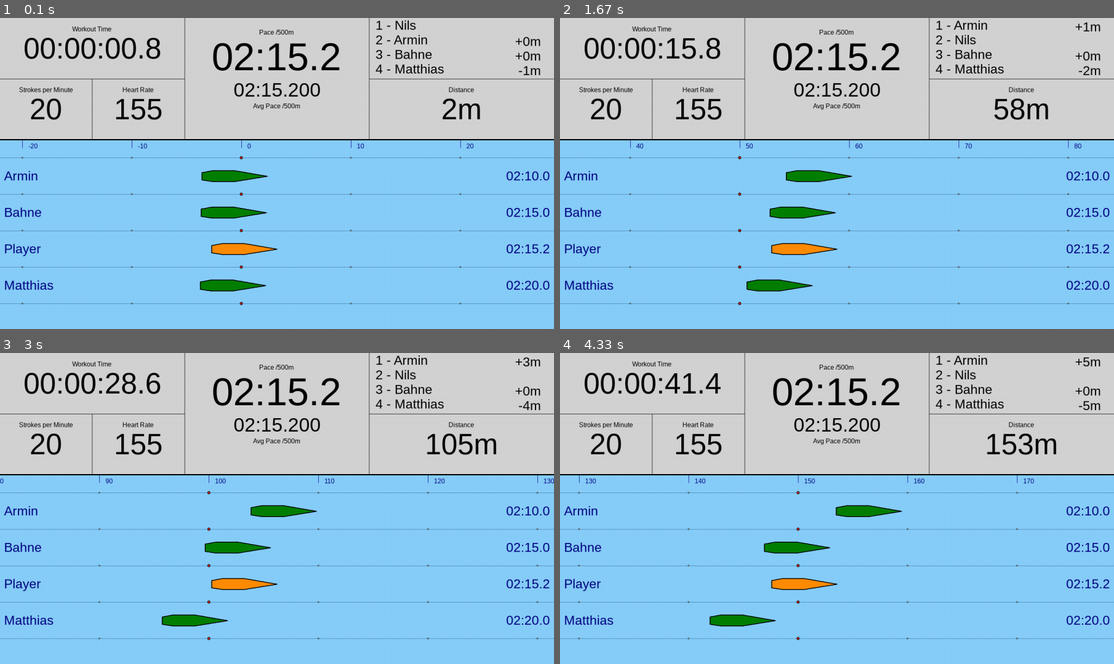
Above: before the commit, frames 1-4 (two rows, left to right).
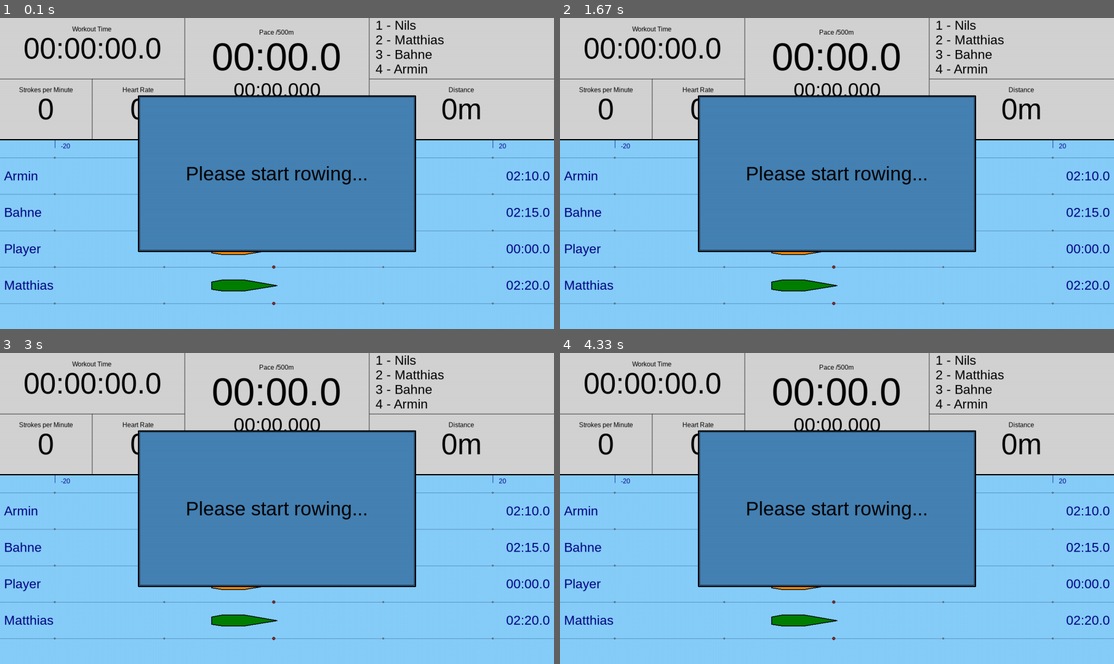
Above: after the commit, the same moments.

Repository: monsdar/dynrow
Game: pygame game, started from DynRow.py
Two runs of this game, one before a commit and one after it. Both use one fixed random seed, a clock stepped at 60 frames per second and the inputs below. The source is Python 2; it was converted automatically to run under Python 3.
Inputs:
- Up to frame 1 (0.1 s): no input
- Up to frame 2 (1.67 s): no input
- Up to frame 3 (3 s): no input
- Up to frame 4 (4.33 s): no input

The runs differ from the first frame. In frame 1, 27% of the frame differs, in the area x 3-100%, y 5-93%; in frame 2, 28%; in frame 3, 28%; in frame 4, 29%, in the area x 3-100%, y 0-93%.

Commit message:
Added: Dialog which shows at startup to give feedback what the user should do Added: Resetting workouts now works properly

Diff:
--- a/Boats/BoatBoomerang.py
+++ b/Boats/BoatBoomerang.py
@@ -18,12 +18,20 @@
         self.offsetDist = 0.0 #needed if the boat changes its pace
         self.currentTime = 0.0#needed if the boat changes its pace
 
+    def reset(self):
+        self.pace = self.originalPace
+        self.lastSecCheck = 0
+        self.offsetTime = 0.0
+        self.offsetDist = 0.0
+        self.currentTime = 0.0
+
     def changePace(self, newPace):
         self.pace = newPace
         self.offsetTime = self.currentTime
         self.offsetDist = self.distance
 
     def move(self, timeGone):
+        #check once a second if we need to change the pace
         currentSec = int((timeGone) % 10)
         if( currentSec != self.lastSecCheck ):
             #if the boat is out of the given distance change the pace get back to the player
--- a/Boats/BoatConcept2.py
+++ b/Boats/BoatConcept2.py
@@ -6,7 +6,6 @@
 class BoatConcept2(Boat):
     def __init__(self, name, distance=0):
         Boat.__init__(self, name, distance)
-        self.erg = None
 
     def initialize(self):
         pass
--- a/Boats/BoatConstant.py
+++ b/Boats/BoatConstant.py
@@ -7,12 +7,19 @@
     def __init__(self, name, pace=150, spm=20, distance=0):
         Boat.__init__(self, name, distance)
         self.pace = pace            #time in seconds the boat needs to row 500m
+        self.originalPace = pace    #do not forget the original pace
         self.spm = spm              #strokes per minute
         self.amplitude = 0.1       #amplitude with which the boats are rowing
 
         self.offsetTime = 0.0 #needed if the boat changes its pace
         self.offsetDist = 0.0 #needed if the boat changes its pace
         self.currentTime = 0.0#needed if the boat changes its pace
+
+    def reset(self):
+        self.pace = self.originalPace
+        self.offsetTime = 0.0
+        self.offsetDist = 0.0
+        self.currentTime = 0.0
 
     def changePace(self, newPace):
         self.pace = newPace
--- a/DynRow.py
+++ b/DynRow.py
@@ -1,5 +1,4 @@
 from UI.PyGameUi import PyGameUi
-from Boats.BoatConstant import BoatConstant
 from Boats.BoatConcept2 import BoatConcept2
 from Boats.BoatBoomerang import BoatBoomerang
 from Logic.Playground import Playground
@@ -10,29 +9,40 @@
 ui = PyGameUi() # the UI which will display the playground on a graphical interface
 
 
-def gameLoop(timeGone):
-    playground.update(timeGone)
+def gameLoop():
+    #check if the workout is active
+    isWorkoutActive = ErgStats.isWorkoutActive()
+    if not isWorkoutActive:
+        ErgStats.resetStatistics()
+        playground.reset()
+    else:
+        #update the ergometer data
+        ErgStats.update()
+
+    playground.update(ErgStats.time)
     ui.update(playground)
 
+    #display the message after the UI has been rendered
+    if not isWorkoutActive:
+        ui.showMessage("Please start rowing...")
+
 def main():
-    # The Concept2-boat needs to get initialized
-    # This is a blocking call which only returns after the workout has been started
-    ErgStats.initialize()
-
     # init the player boat
     player = BoatConcept2("Nils")
     playground.setPlayerBoat(player)
 
-    #init the other boats
+    #init the AI boats
     playground.addBoat(BoatBoomerang("Armin", 130, 20, 20))
     playground.addBoat(BoatBoomerang("Bahne", 135, 22, 20))
     playground.addBoat(BoatBoomerang("Matthias", 140, 26, 20))
+
+    # Init the Concept2
+    ErgStats.connectToErg()
 
     #init the UI, register the GameLoop and run it
     ui.registerCallback(gameLoop)
     ui.setCycleTime(DELTAT)
     ui.run()
 
-
 if __name__ == "__main__":
     main()
--- a/Logic/Boat.py
+++ b/Logic/Boat.py
@@ -15,5 +15,8 @@
     def getDistance(self):
             return self.distance
 
+    def reset(self):
+        self.distance = 0.0
+
     def move(self, timeGone):
         pass
--- a/Logic/Playground.py
+++ b/Logic/Playground.py
@@ -21,10 +21,12 @@
     def setPlayerBoat(self, boat):
         self.playerBoat = boat
 
+    def reset(self):
+        for boat in self.boats:
+            boat.reset()
+        self.playerBoat.reset()
+
     def update(self, timeGone):
-        #update the ergometer data
-        ErgStats.update()
-
         #move all the bots
         for boat in self.boats:
             boat.move(timeGone)
--- a/PyRow/ErgStats.py
+++ b/PyRow/ErgStats.py
@@ -9,80 +9,98 @@
 
 
 class ErgStats(object):
-    erg = None
     distance = 0.0   # distance in m
-    spm = 20         # Strokes per Minute
-    pace = 135.2     # pace in seconds (2:15.0 equals 135.0)
-    avgPace = 0.0    # the average pace for the current session
+    spm = 10          # Strokes per Minute
+    pace = 10.0       # pace in seconds (2:15.0 equals 135.0)
+    avgPace = 10.0    # the average pace for the current session
     calhr = 0.0      # These are the approx. calories per hour the user burns
-    power = 150      # Power in Watts
+    power = 0        # Power in Watts
     calories = 0     # Calories burned away
-    heartrate = 155  # Heartrate
+    heartrate = 0    # Heartrate
     time = 0.0       # the time of the ergometer, this is important to use because it pauses if the user pauses etc
 
     # internal stuff (how to hide?)
     prevTime = 0.0   # needed to see if the time has been updated (else the player is pausing or something similar)
     numQueries = 0   # the number of queries done to the ergometer. This is needed e.g. to calc the average pace
+    erg = None           # This is the handle to the actual Ergometer-interface
+    isConnected = False  # Determines whether the ergometer is connected or not (if no erg is available switch to testing mode)
 
     @staticmethod
-    def initialize():
+    def connectToErg():
+        ergs = []
+
         try:
-            # connect to the ergometer, this call could block some time...
-            ergs = []
             while len(ergs) == 0:
                 ergs = pyrow.find()
             ErgStats.erg = pyrow.pyrow(ergs[0])
+            ErgStats.isConnected = True
             print "Connected to erg"
-
-            # Loop until workout has begun
-            print "Waiting for workout to start ..."
-            workout = ErgStats.erg.getWorkout()
-            while workout['state'] == 0:
-                time.sleep(0.1)
-                try:
-                    workout = ErgStats.erg.getWorkout()
-                except:
-                    continue
-            print "Workout has begun"
         except NameError:
             print "Error initing the Concept2, PyRow not available"
 
     @staticmethod
+    def isWorkoutActive():
+        #if there is no erg we can skip all the workout init stuff...
+        if not ErgStats.isConnected:
+            return False
+
+        # Loop until workout has begun
+        workout = ErgStats.erg.getWorkout()
+        if workout['state'] == 0:
+            return False
+        else:
+            return True
+
+    @staticmethod
+    def resetStatistics():
+        ErgStats.distance = 0.0
+        ErgStats.spm = 0
+        ErgStats.pace = 0.0
+        ErgStats.avgPace = 0.0
+        ErgStats.calhr = 0.0
+        ErgStats.power = 0
+        ErgStats.calories = 0
+        ErgStats.heartrate = 0
+        ErgStats.time = 0.0
+
+        ErgStats.prevTime = 0.0
+        ErgStats.numQueries = 0
+
+    @staticmethod
     def update():
-        # Get the distance from the Concept2 ergo. Do nothing if errors occur
-        try:
-            monitor = ErgStats.erg.getMonitor()  # get monitor data for start of stroke
-            ErgStats.distance = monitor['distance']
-            ErgStats.spm = monitor['spm']
-            ErgStats.pace = monitor['pace']
-            ErgStats.power = monitor['power']
-            ErgStats.calhr = monitor['calhr']
-            ErgStats.calories = monitor['calories']
-            ErgStats.heartrate = monitor['heartrate']
-            ErgStats.time = monitor['time']
+        if ErgStats.isConnected:
+            # Get the distance from the Concept2 ergo. Do nothing if errors occur
+            try:
+                monitor = ErgStats.erg.getMonitor()  # get monitor data for start of stroke
+                ErgStats.distance = monitor['distance']
+                ErgStats.spm = monitor['spm']
+                ErgStats.pace = monitor['pace']
+                ErgStats.power = monitor['power']
+                ErgStats.calhr = monitor['calhr']
+                ErgStats.calories = monitor['calories']
+                ErgStats.heartrate = monitor['heartrate']
+                ErgStats.time = monitor['time']
+            except AttributeError:
+                # print "Error receiving monitor status"
+                pass
 
-        except AttributeError:
-            # print "Error receiving monitor status"
-            pass
+            # calc the average pace
+            # init the value at the first time we're in here
+            if ErgStats.avgPace <= 0.000001:
+                ErgStats.avgPace = ErgStats.pace
 
-        # calc the average pace
-        # init the value at the first time we're in here
-        if ErgStats.avgPace <= 0.000001:
-            ErgStats.avgPace = ErgStats.pace
+            # just update the average if the time has changed
+            if ErgStats.time - ErgStats.prevTime > 0.01:  # check if some time has passed
+                ErgStats.avgPace = ((ErgStats.avgPace * ErgStats.numQueries) + ErgStats.pace) / (ErgStats.numQueries + 1)
+                ErgStats.numQueries += 1
 
-        # just update the average if the time has changed
-        if ErgStats.time - ErgStats.prevTime > 0.01:  # check if some time has passed
-            ErgStats.avgPace = ((ErgStats.avgPace * ErgStats.numQueries) + ErgStats.pace) / (ErgStats.numQueries + 1)
-            ErgStats.numQueries += 1
+            # set the prevTime to be able to compare it next cycle
+            ErgStats.prevTime = ErgStats.time
 
-        # set the prevTime to be able to compare it next cycle
-        ErgStats.prevTime = ErgStats.time
-
-        # TODO: This is just for testing purposes. It simulates a moving boat by increasing the distance every cycle
-        if ErgStats.erg is None:
+        else:
+            # TODO: This is just testing code which activates if no erg is available
             # assuming stable 62.5 FPS
             # NOTE: The following plays the simulation at higher speed for testing purposes
             speed = 10.0
             ErgStats.distance += 0.0591715976331361 * speed
             ErgStats.time += 0.016 * speed
-            return
--- /dev/null
+++ b/UI/MessageBox.py
@@ -0,0 +1,47 @@
+
+import pygame
+
+import Colors
+import Fonts
+
+class MessageBox:
+    def __init__(self, screenHandle, width, height):
+        self.screen = screenHandle
+        self.width = width
+        self.height = height
+
+    def renderText(self, text):
+        renderedText = Fonts.font48.render(text, True, Colors.BLACK)
+        posX = self.width/2.0 - renderedText.get_size()[0] / 2.0
+        posY = self.height/2.0 - renderedText.get_size()[1] / 2.0
+        self.screen.blit(renderedText, (posX, posY))
+
+    def renderBackground(self):
+        #fill the background
+        topLeftX = (self.width / 2.0) - ((self.width / 2.0) / 2.0)
+        topLeftY = (self.height / 2.0) - ((self.height / 2.0) / 2.0)
+        sizeX = 2.0 * topLeftX
+        sizeY = 2.0 * topLeftY
+        self.screen.fill(Colors.STEELBLUE, [[topLeftX, topLeftY], [sizeX, sizeY]])
+
+        #outer boundary
+        bottomRightX = topLeftX + sizeX
+        bottomRightY = topLeftY + sizeY
+        pygame.draw.line(self.screen, Colors.BLACK, [topLeftX, topLeftY],[topLeftX, bottomRightY], 3)
+        pygame.draw.line(self.screen, Colors.BLACK, [topLeftX, topLeftY],[bottomRightX, topLeftY], 3)
+        pygame.draw.line(self.screen, Colors.BLACK, [bottomRightX, bottomRightY],[topLeftX, bottomRightY], 3)
+        pygame.draw.line(self.screen, Colors.BLACK, [bottomRightX, bottomRightY],[bottomRightX, topLeftY], 3)
+
+        #inner boundary
+        topLeftX += 3
+        topLeftY += 3
+        bottomRightX -= 3
+        bottomRightY -= 3
+        pygame.draw.line(self.screen, Colors.BLACK, [topLeftX, topLeftY],[topLeftX, bottomRightY], 1)
+        pygame.draw.line(self.screen, Colors.BLACK, [topLeftX, topLeftY],[bottomRightX, topLeftY], 1)
+        pygame.draw.line(self.screen, Colors.BLACK, [bottomRightX, bottomRightY],[topLeftX, bottomRightY], 1)
+        pygame.draw.line(self.screen, Colors.BLACK, [bottomRightX, bottomRightY],[bottomRightX, topLeftY], 1)
+
+    def renderMessage(self, text):
+        self.renderBackground()
+        self.renderText(text)
--- a/UI/PyGameUi.py
+++ b/UI/PyGameUi.py
@@ -8,6 +8,7 @@
 
 from PyRow.ErgStats import ErgStats
 from UI.Monitor import Monitor
+from UI.MessageBox import MessageBox
 
 class PyGameUi():
     def __init__(self):
@@ -41,9 +42,9 @@
             self.width = 1366
             self.height = 768
             print 'Using windowed resolution: %i x %i' % (self.width, self.height)
+
         self.monitorHeight = 300
         self.racePanelHeight = self.height - self.monitorHeight
-
         self.monitor = Monitor(self.screen, self.width, self.monitorHeight)
 
     def run(self):
@@ -62,14 +63,15 @@
             # Clear the screen and set the screen background
             self.screen.fill(Colors.LIGHTSTEELBLUE)
 
+            #this updates the bots, playerboat and Ergstats
+            for cb in self.callbacks:
+                cb()
+
             #update the FPS every second in the window-title (updating too often costs too much performance)
             if not (int(ErgStats.time) == self.lastFpsUpdate):
                 pygame.display.set_caption("%3.2f FPS" % clock.get_fps())
                 self.lastFpsUpdate = int(ErgStats.time)
 
-            for cb in self.callbacks:
-                cb(ErgStats.time)
-
             # Go ahead and update the screen with what we've drawn.
             # This MUST happen after all the other drawing commands.
             pygame.display.flip()
@@ -88,6 +90,10 @@
 
         #update the stat section
         self.monitor.updateStats(playground)
+
+    def showMessage(self, text):
+        messageBox = MessageBox(self.screen, self.width, self.height)
+        messageBox.renderMessage(text)
 
     def adjustDistance(self, boats, distance):
         #check the distance from player to the first boat
